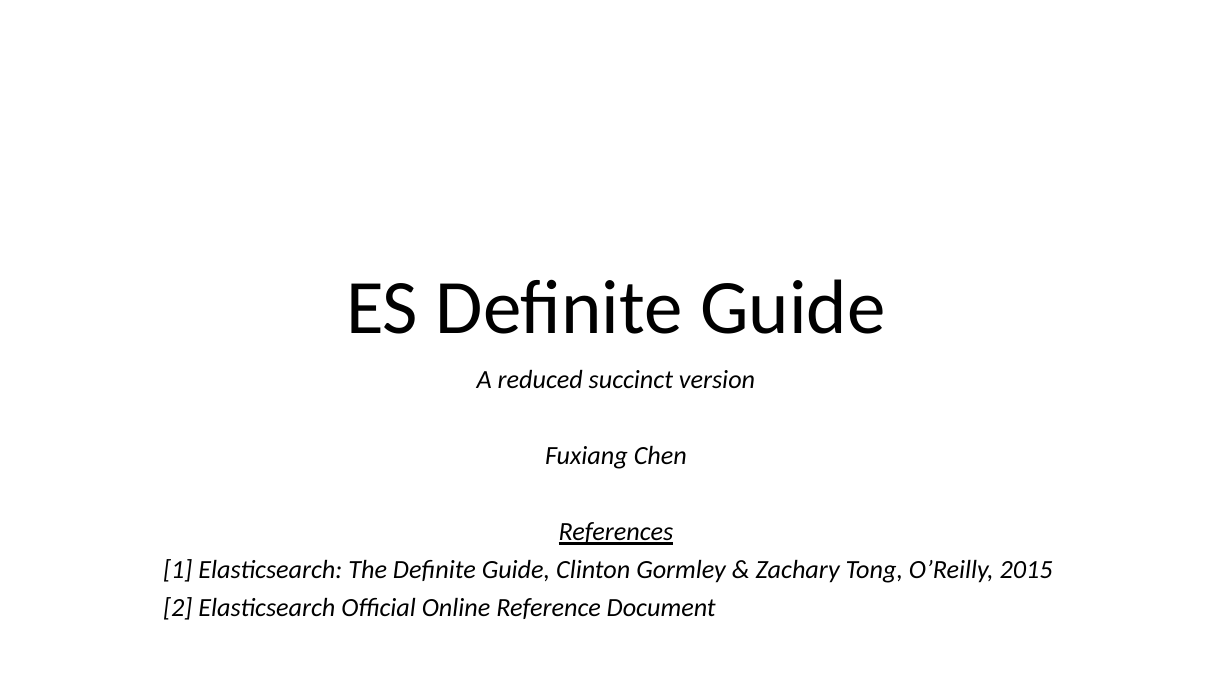
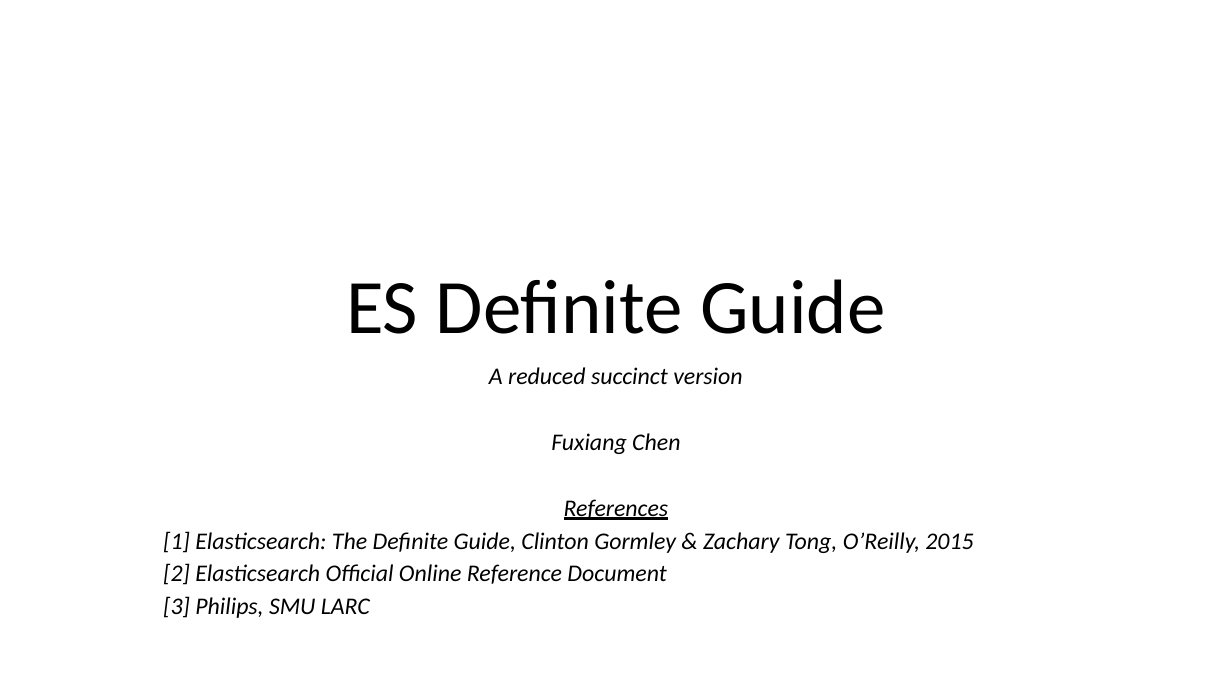
Before and after one commit to cfuxiang/Elasticsearch_Work, a slide deck: slide 1 of ES Definite Guide.pptx. Drawn at 1232x693 pixels with LibreOffice and Linux fonts; fonts in the diff are those of the drawing. Boxes give left, top, right and bottom in pixels: in the first picture for what was removed or moved away, otherwise in the second. Text is boxed around its words. In the diff, an @@ line names an element or a change of style, - is before the commit and + after.

Commit message:
Update ES Definite Guide

```diff
--- a/ES Definite Guide.pptx
+++ b/ES Definite Guide.pptx
@@ subtitle at bbox=[163, 367, 973, 585]: size 20.4 to 18.6 pt; line spacing 0.8 to 0.7 @@
@@ subtitle at bbox=[163, 596, 370, 618]: paragraph added @@
+[3] Philips, SMU LARC
```
Also in this commit, not shown: 4 other slides changed, 1 slide added, 1 slide removed.
